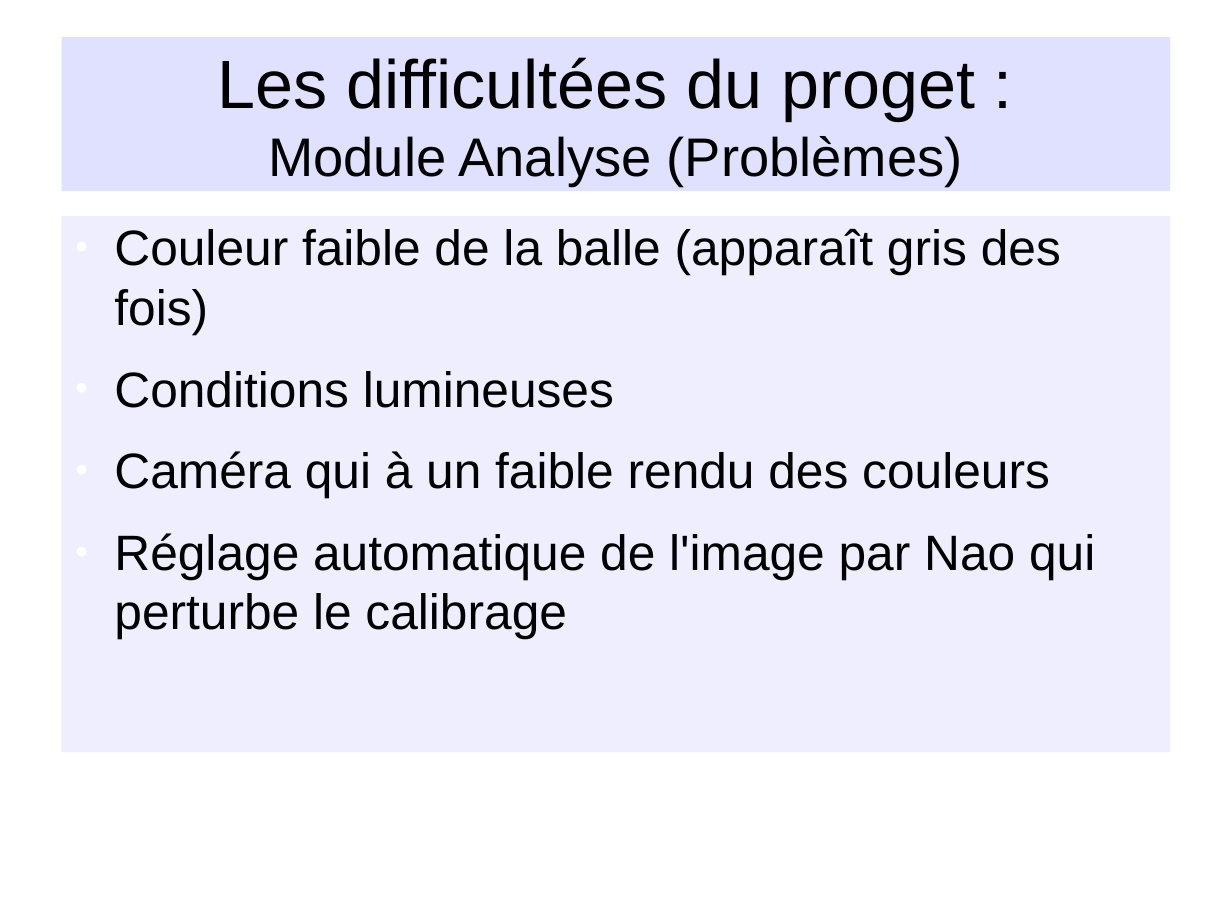
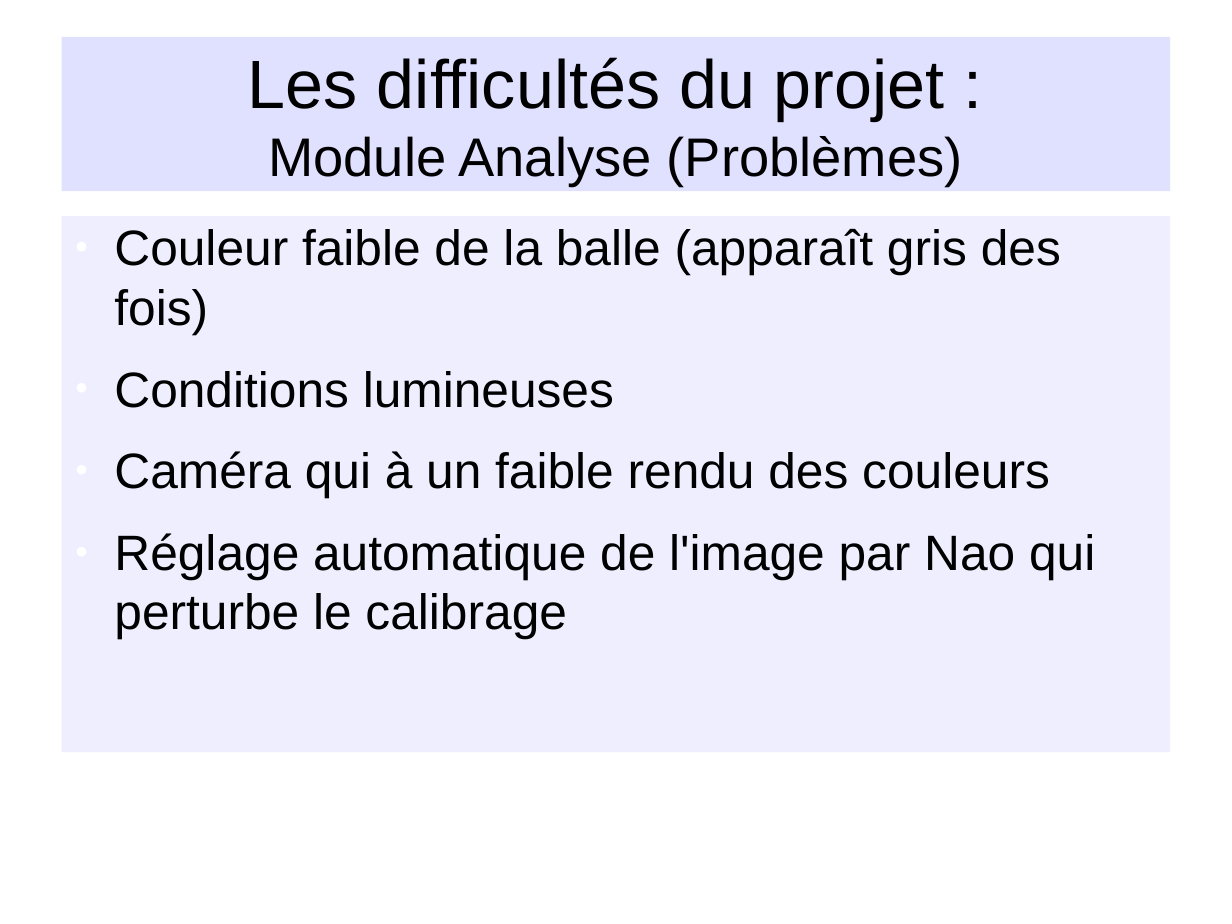
Before and after one commit to NesKaphe/nao-p7, a slide deck: slide 10 of documents/diaporama/diapo_nao.odp. Drawn at 1232x924 pixels with LibreOffice and Linux fonts; fonts in the diff are those of the drawing; background and template pictures are left out. Boxes give left, top, right and bottom in pixels: in the first picture for what was removed or moved away, otherwise in the second. Text is boxed around its words. In the diff, an @@ line names an element or a change of style, - is before the commit and + after.

```diff
--- a/documents/diaporama/diapo_nao.odp
+++ b/documents/diaporama/diapo_nao.odp
@@ title at bbox=[248, 57, 963, 186]: text changed; size 44 to 35 pt @@
-Les difficultées du proget :
-Module Analyse (Problèmes)
+Les difficultés du projet :
+Module Analyse (Problèmes)
```
Also in this commit, not shown: 11 other slides changed.
